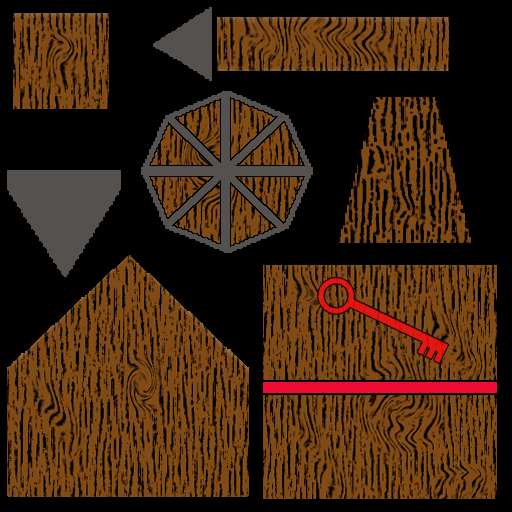
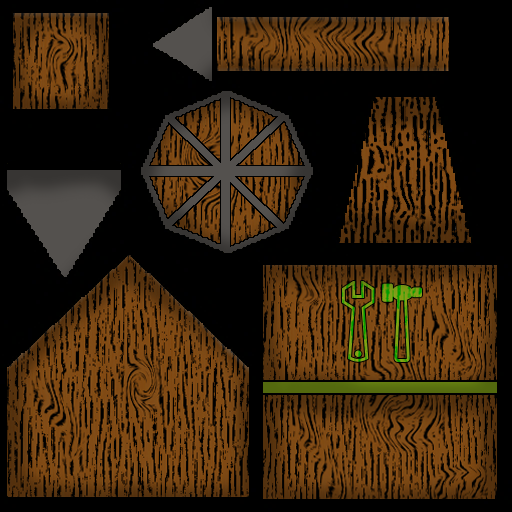
Before/after of a 512x512 layered artwork. What changed in the layer stack:
added layer "Ambient" (35%) above "Detail 2" over (7, 7, 497, 499)
hid group "Detail 2" (2 layers) over (7, 7, 497, 395)
showed group "Detail 1" (2 layers) over (7, 7, 497, 395)
